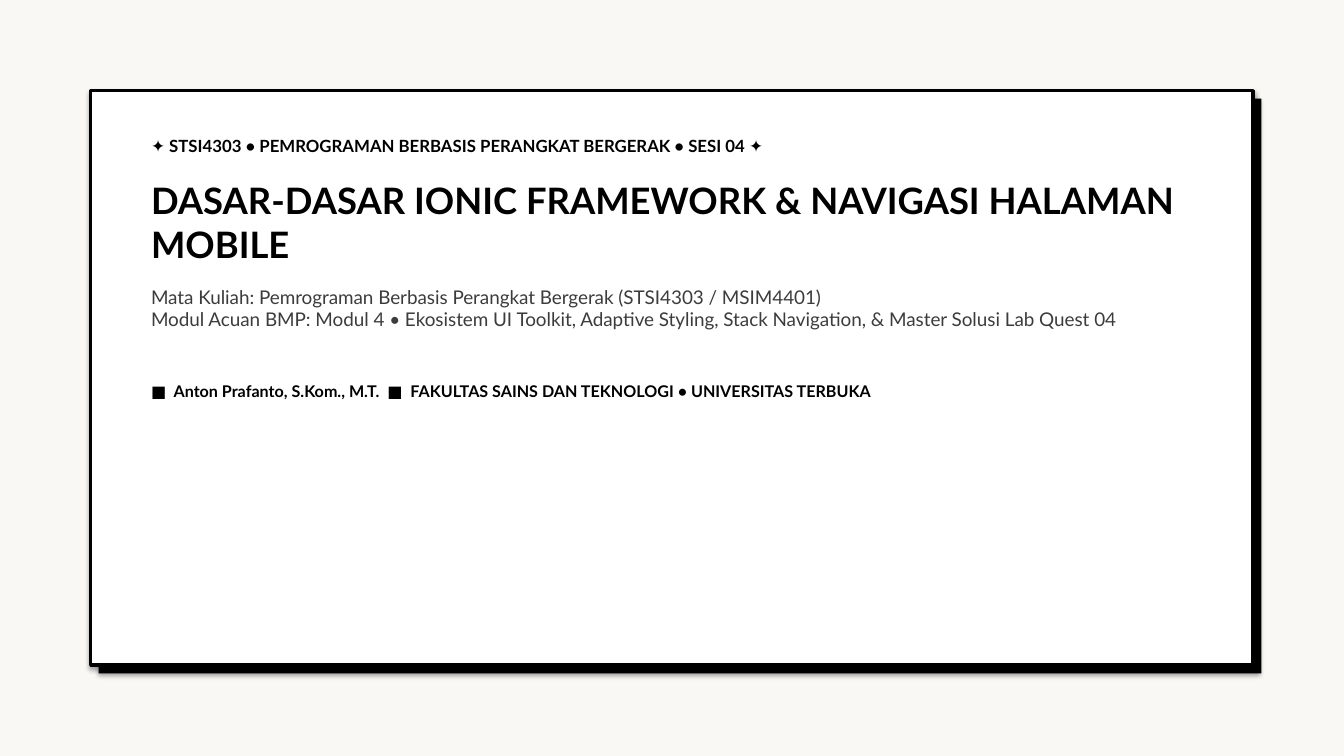
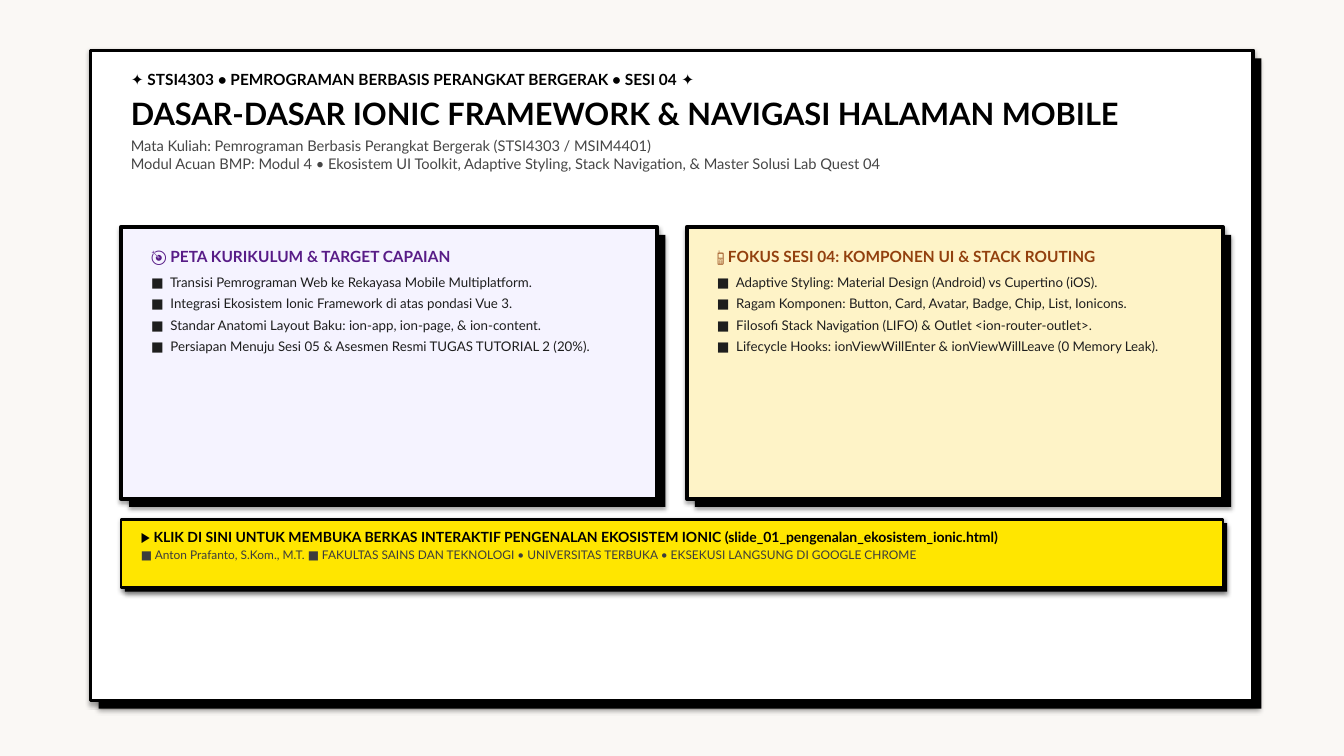
Before and after one commit to antonprafanto/tuweb_mobile2025, a slide deck: slide 1 of slide_presentasi/SESI_04_Dasar_Ionic_dan_Navigasi.pptx. Drawn at 1344x756 pixels with LibreOffice and Linux fonts; fonts in the diff are those of the drawing. Boxes give left, top, right and bottom in pixels: in the first picture for what was removed or moved away, otherwise in the second. Text is boxed around its words. In the diff, an @@ line names an element or a change of style, - is before the commit and + after.

Commit message:
feat(sesi-04): audit komprehensif modul 4 dasar ionic dan navigasi mobile
- Upgrade 18 berkas standalone HTML dengan .guide-box, diagram SVG 100% valid XML, dan sitasi akademik
- Buat slide_16_troubleshooting_routing_ionic.html sebagai simulator diagnosis interaktif
- Upgrade slide_17_lab_quest_04_portal_modul_ut.html (perbaikan tag typo, panduan tools, dan SVG)
- Upgrade slide_18_preview_sesi_05_layout_grid_form.html (roadmap jembatan Sesi 05 dan Tugas 2)
- Lengkapi SESI_04_Dasar_Ionic_dan_Navigasi.md dengan Quick Action Banner, 18 diagram Mermaid, dan panduan tools
- Regenerasi SESI_04_Dasar_Ionic_dan_Navigasi.pptx dengan dual-card Slide 01 dan 18/18 active hyperlinks
- Harmonisasi PANDUAN_DISKUSI_TUTON.md Sesi 4 dan katalog tabel README.md

```diff
--- a/slide_presentasi/SESI_04_Dasar_Ionic_dan_Navigasi.pptx
+++ b/slide_presentasi/SESI_04_Dasar_Ionic_dan_Navigasi.pptx
@@ rectangle: place and size @@
-rectangle at (91, 91, 1253, 665)
+rectangle at (91, 50, 1253, 701)
@@ rectangle: place and size @@
-rectangle at (99, 99, 1261, 674)
+rectangle at (99, 58, 1261, 709)
@@ text "✦ STSI4303 • PEMROGRAMAN BERBASIS ...": place and size @@
-text "✦ STSI4303 • PEMROGRAMAN BERBASIS ..." at (151, 139, 1174, 399)
+text "✦ STSI4303 • PEMROGRAMAN BERBASIS ..." at (131, 73, 1119, 172)
@@ text "✦ STSI4303 • PEMROGRAMAN BERBASIS ..." at (131, 73, 1119, 172): size 12 to 11 pt in "✦ STSI4303 • PEMROGRAMAN BERBASIS PERANGKAT BERGERAK ..."; size 26 to 22 pt in "DASAR-DASAR IONIC FRAMEWORK & NAVIGASI HALAMAN MOBILE"; size 13.5 to 10.5 pt, text colour #3C3C3C to #464646 in "Mata Kuliah: Pemrograman Berbasis Perangkat Bergerak (STSI43 ..."; less space between paragraphs @@
@@ rectangle added at (121, 227, 657, 499), fill #F5F3FF, outline #000000 2.5 pt @@
@@ rectangle added at (129, 235, 665, 507), fill #000000 @@
@@ rectangle added at (687, 227, 1223, 499), fill #FEF3C7, outline #000000 2.5 pt @@
@@ rectangle added at (695, 235, 1231, 507), fill #000000 @@
@@ text added at (170, 250, 589, 354), 9.5 pt, text #1E1E1E @@
+🎯 PETA KURIKULUM & TARGET CAPAIAN
+■ Transisi Pemrograman Web ke Rekayasa Mobile Multiplatform.
+■ Integrasi Ekosistem Ionic Framework di atas pondasi Vue 3.
+■ Standar Anatomi Layout Baku: ion-app, ion-page, & ion-content.
+■ Persiapan Menuju Sesi 05 & Asesmen Resmi TUGAS TUTORIAL 2 (20%).
@@ text added at (728, 250, 1158, 354), 9.5 pt, text #1E1E1E @@
+📱 FOKUS SESI 04: KOMPONEN UI & STACK ROUTING
+■ Adaptive Styling: Material Design (Android) vs Cupertino (iOS).
+■ Ragam Komponen: Button, Card, Avatar, Badge, Chip, List, Ionicons.
+■ Filosofi Stack Navigation (LIFO) & Outlet <ion-router-outlet>.
+■ Lifecycle Hooks: ionViewWillEnter & ionViewWillLeave (0 Memory Leak).
@@ text at (174, 385, 871, 399): paragraph removed @@
-■ Anton Prafanto, S.Kom., M.T. ■ FAKULTAS SAINS DAN TEKNOLOGI • UNIVERSITAS TERBUKA
@@ rectangle added at (121, 519, 1223, 588), fill #FFE600, outline #000000 2 pt @@
@@ rectangle added at (125, 523, 1227, 592), fill #000000 @@
@@ text added at (154, 531, 998, 561), 10 pt, text #000000, bold @@
+▶ KLIK DI SINI UNTUK MEMBUKA BERKAS INTERAKTIF PENGENALAN EKOSISTEM IONIC (slide_01_pengenalan_ekosistem_ionic.html)
+■ Anton Prafanto, S.Kom., M.T. ■ FAKULTAS SAINS DAN TEKNOLOGI • UNIVERSITAS TERBUKA • EKSEKUSI LANGSUNG DI GOOGLE CHROME
```
Also in this commit, not shown: 4 other slides changed, 22 other files.
